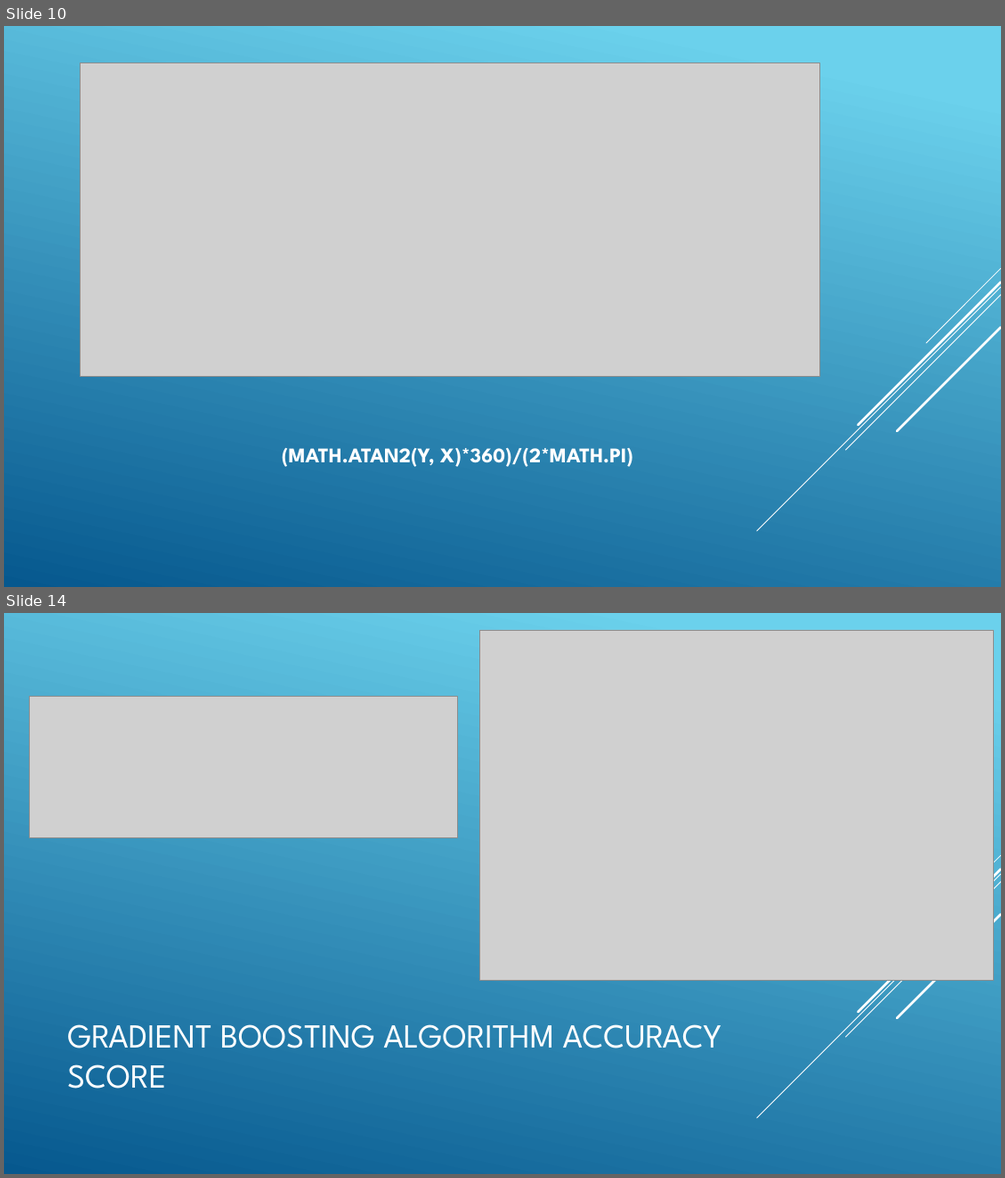
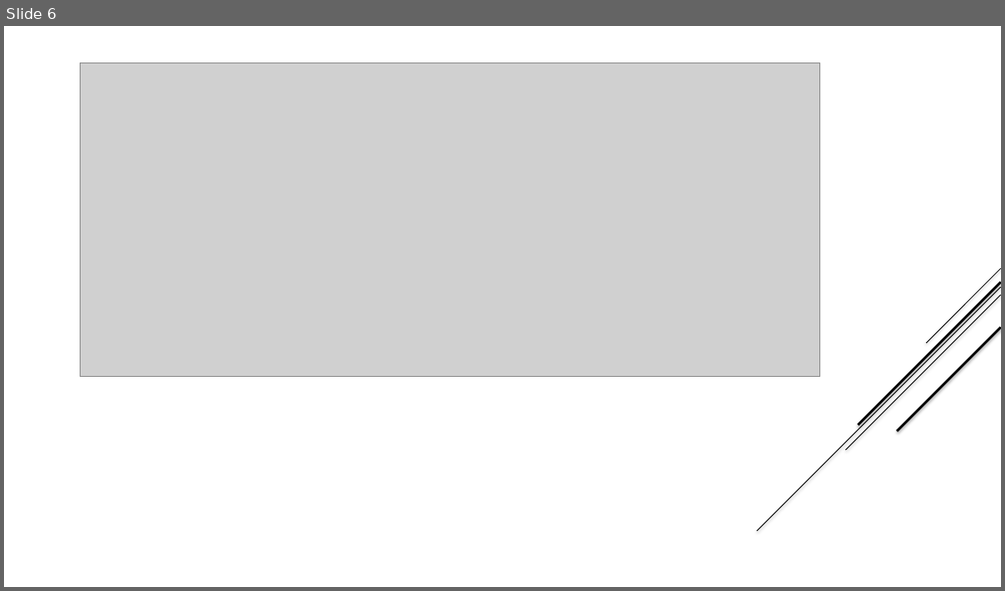
Before and after one commit to kodluyoruz-ML-bootcamp-1/Mimics, a slide deck: docs/presentation/presentation.pptx. Shown one above the other, each under a label of ours: slides 10 and 14 before the commit, slide 6 after it; the slides between them are not shown. The pictures are 1005x1178 and 1005x591 pixels, drawn with LibreOffice and Linux fonts; fonts in the diff are those of the drawing; grey boxes stand for pictures. Boxes give left, top, right and bottom in pixels: in the first picture for what was removed or moved away, otherwise in the second. Text is boxed around its words. In the diff, an @@ line names an element or a change of style, - is before the commit and + after.

```diff
--- a/docs/presentation/presentation.pptx
+++ b/docs/presentation/presentation.pptx
@@ slide 14 removed at (4, 613, 1001, 1174), background gradient #6ED2EB to #06588E; not listed: 5 template elements that a slide beside it also shows @@
@@ picture removed at (480, 630, 994, 981) @@
@@ picture removed at (30, 696, 457, 838) @@
@@ title removed at (67, 1024, 722, 1088) @@
-GRADIENT BOOSTING ALGORITHM ACCURACY SCORE
@@ what was slide 10 is now slide 6 @@
@@ slide 6 changed as well @@
@@ background gradient #6ED2EB to #06588E to #FFFFFF @@
@@ line (1001, 287) - (757, 531): stroke #FFFFFF 0.75 pt to #000000 0.74 pt @@
@@ line (1001, 281) - (858, 425): stroke #FFFFFF 2.25 pt to #000000 2.24 pt @@
@@ line (1001, 268) - (926, 343): stroke #FFFFFF 0.75 pt to #000000 0.74 pt @@
@@ line (1001, 295) - (846, 450): stroke #FFFFFF 0.75 pt to #000000 0.74 pt @@
@@ line (1001, 328) - (897, 431): stroke #FFFFFF 2.25 pt to #000000 2.24 pt @@
@@ title removed at (282, 448, 633, 467) @@
-(MATH.ATAN2(Y, X)*360)/(2*MATH.PI)
```
Also in this commit, not shown: 3 other slides changed, 4 slides added, 10 other slides removed, 1 other file.
